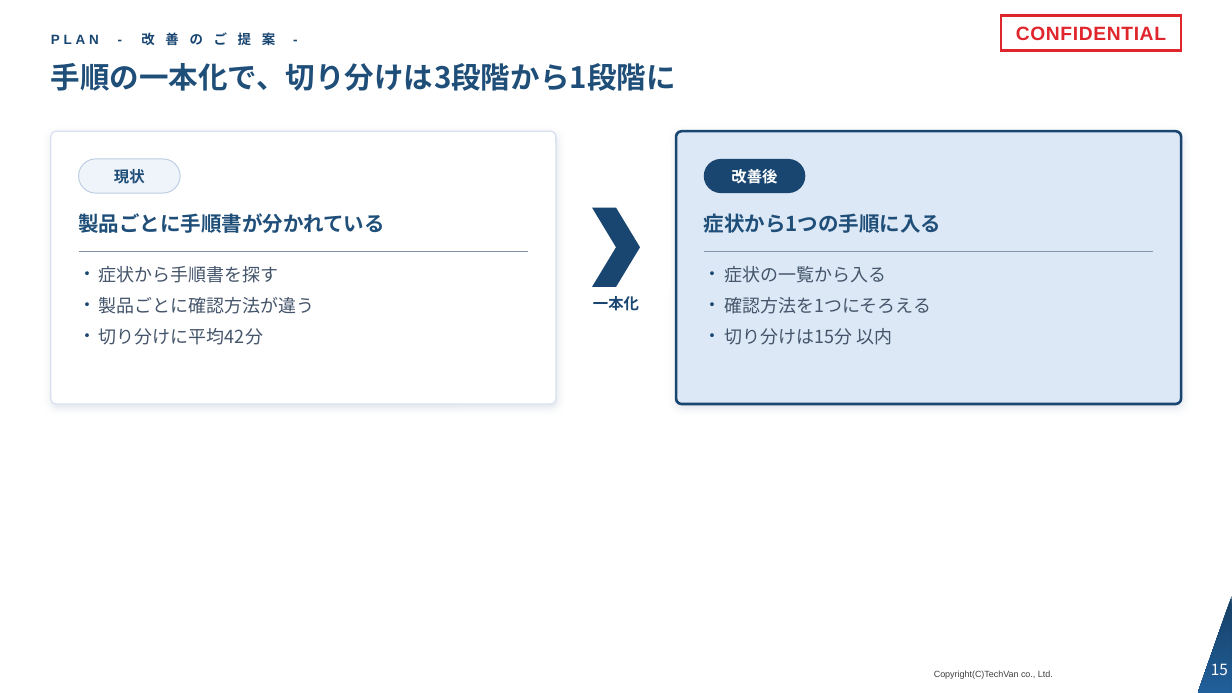
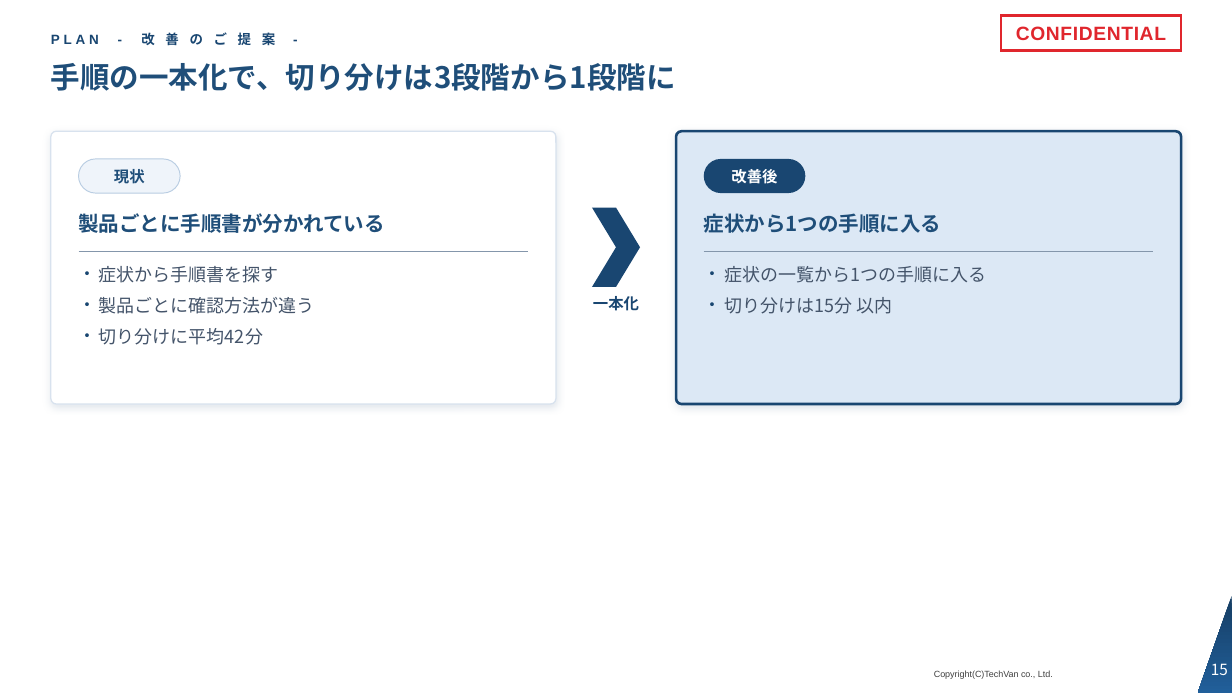
Before and after one commit to Kishi-Satoshi/slide-techvan-dist, a slide deck: slide 15 of plugins/slide-techvan/skills/slide-techvan/examples/catalog-techvan.pptx. Drawn at 1232x693 pixels with LibreOffice and Linux fonts; fonts in the diff are those of the drawing; background and template pictures are left out. Boxes give left, top, right and bottom in pixels: in the first picture for what was removed or moved away, otherwise in the second. Text is boxed around its words. In the diff, an @@ line names an element or a change of style, - is before the commit and + after.

```diff
--- a/plugins/slide-techvan/skills/slide-techvan/examples/catalog-techvan.pptx
+++ b/plugins/slide-techvan/skills/slide-techvan/examples/catalog-techvan.pptx
@@ text at bbox=[724, 266, 986, 283]: text changed @@
-・ 症状の一覧から入る
-・ 確認方法を1つにそろえる
+・ 症状の一覧から1つの手順に入る
```
Also in this commit, not shown: 16 other slides changed, 12 other files.
